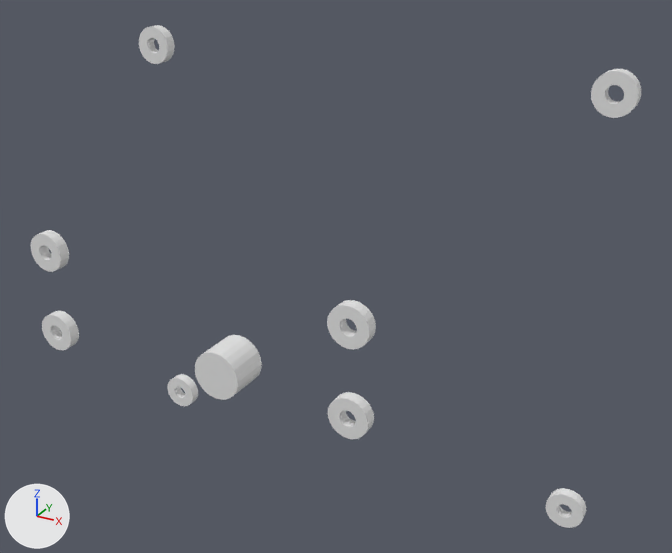
A saved change to the OBJ model assets/elexhub/provisional/meshes/base__steel.obj.
One viewpoint serves both versions: a camera (50 mm lens) standing at (0.057, -0.1356, 0.0533) and looking at (0.0035, -0.0384, 0.0048). Lighting does not change. The marker at lower left points along +X, +Y and +Z. The older version comes first. Where no turn or scale is listed for an object, it has been applied to the vertices.

Names of what the first picture shows: 'base__steel'.
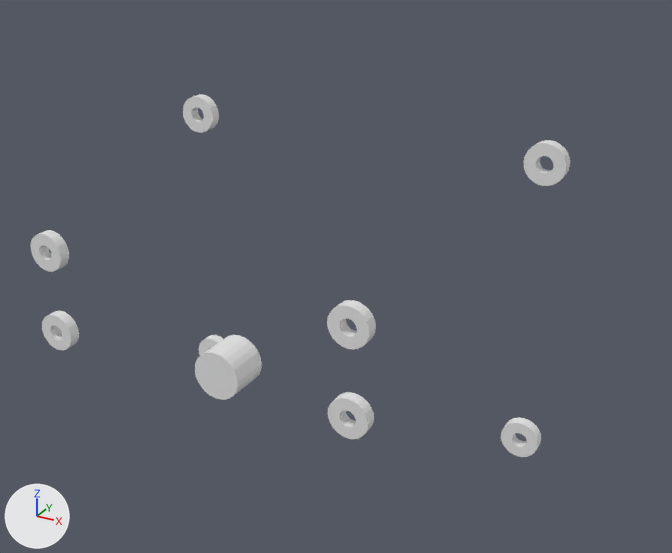
Changed parts and their boxes [x1, y1, x2, y2] in the pictures (672 x 553 px; the box of a moved part takes in the faces that stretch with it):
'base__steel', reshaped (12% narrower, 28% shorter): before [31, 25, 641, 528]; after [31, 94, 570, 457]
part 1 of me_base__steel, moved or reshaped: before [167, 374, 198, 406]; after [199, 335, 223, 355]
part 2 of me_base__steel, moved or reshaped: before [139, 25, 175, 64]; after [501, 417, 541, 457]
part 3 of me_base__steel, moved or reshaped: before [545, 488, 586, 528]; after [183, 94, 219, 133]
part 4 of me_base__steel, moved or reshaped: before [591, 69, 641, 118]; after [524, 140, 570, 186]

Diff of the bpy script that builds the scene:
```diff
--- a/assets/elexhub/provisional/meshes/base__steel.obj.py
+++ b/assets/elexhub/provisional/meshes/base__steel.obj.py
@@ me_base__steel @@
 # used by ob_base__steel; location = (0.0, 0.0, 0.0)
-me_base__steel.from_pydata(...)  # 818 vertices, 1632 faces; spans x -0.0363..0.0363, y -0.0605..-0.025, z -0.0321..0.0321
+me_base__steel.from_pydata(...)  # 818 vertices, 1632 faces; spans x -0.0357..0.029, y -0.0605..-0.025, z -0.0226..0.0227
+# me_base__steel part 1: the loose piece of 96 vertices spanning x -0.0363..-0.0309, y -0.0266..-0.025, z -0.0321..-0.0267 is moved by (0.0074, 0.0, 0.0094)
+# me_base__steel part 2: the loose piece of 96 vertices spanning x -0.0363..-0.0309, y -0.0266..-0.025, z 0.0267..0.0321 is moved by (0.0598, 0.0, -0.0494)
+# me_base__steel part 3: the loose piece of 96 vertices spanning x 0.0309..0.0363, y -0.0266..-0.025, z -0.0321..-0.0267 is moved by (-0.0598, 0.0, 0.0494)
+# me_base__steel part 4: the loose piece of 96 vertices spanning x 0.0309..0.0363, y -0.0266..-0.025, z 0.0267..0.0321 is moved by (-0.0074, 0.0, -0.0095)
```
